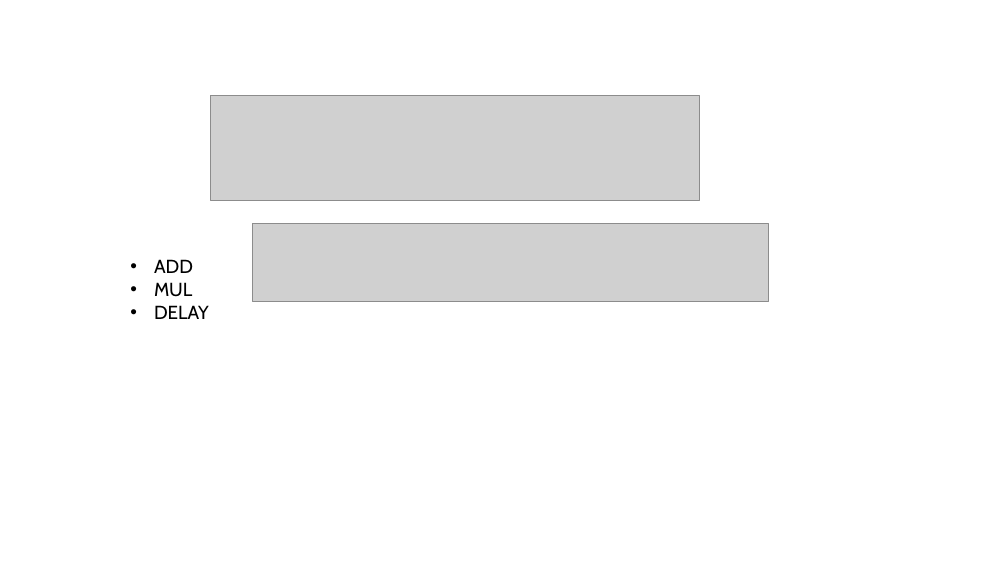
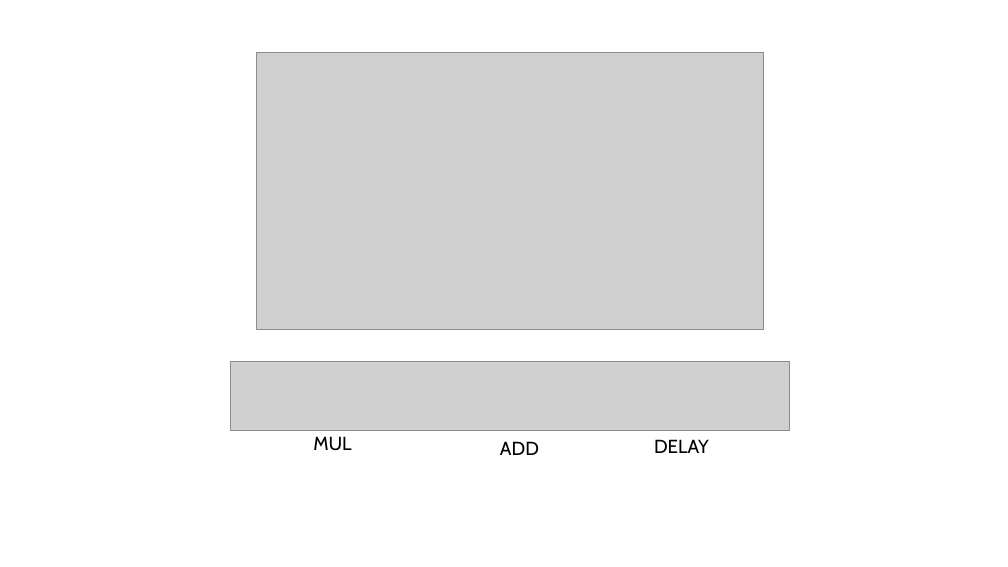
Before and after one commit to Mikkelnn/ESD5-Courses, a slide deck: slide 3 of DSP/MIkkel-PowerPoints/DSP-04_TransFunc_diffLign_Pol-nul_punkter_stabilitet_realistions_struktur.pptx. Drawn at 1008x567 pixels with LibreOffice and Linux fonts; fonts in the diff are those of the drawing; grey boxes stand for pictures. Boxes give left, top, right and bottom in pixels: in the first picture for what was removed or moved away, otherwise in the second. Text is boxed around its words. In the diff, an @@ line names an element or a change of style, - is before the commit and + after.

```diff
--- a/DSP/MIkkel-PowerPoints/DSP-04_TransFunc_diffLign_Pol-nul_punkter_stabilitet_realistions_struktur.pptx
+++ b/DSP/MIkkel-PowerPoints/DSP-04_TransFunc_diffLign_Pol-nul_punkter_stabilitet_realistions_struktur.pptx
@@ picture added at (x1=256, y1=52, x2=764, y2=329) @@
@@ picture removed at (x1=210, y1=96, x2=699, y2=200) @@
@@ text removed at (x1=154, y1=259, x2=209, y2=319) @@
-• ADD
-• MUL
-• DELAY
@@ picture resized from (x1=252, y1=224, x2=768, y2=302) to (x1=231, y1=362, x2=789, y2=431) @@
@@ text added at (x1=313, y1=436, x2=351, y2=451), 18 pt, text #000000 @@
+MUL
@@ text added at (x1=500, y1=441, x2=539, y2=455), 18 pt, text #000000 @@
+ADD
@@ text added at (x1=654, y1=439, x2=709, y2=453), 18 pt, text #000000 @@
+DELAY
```
Also in this commit, not shown: 1 other slide changed, 2 slides added, 1 slide removed, 6 other files.
